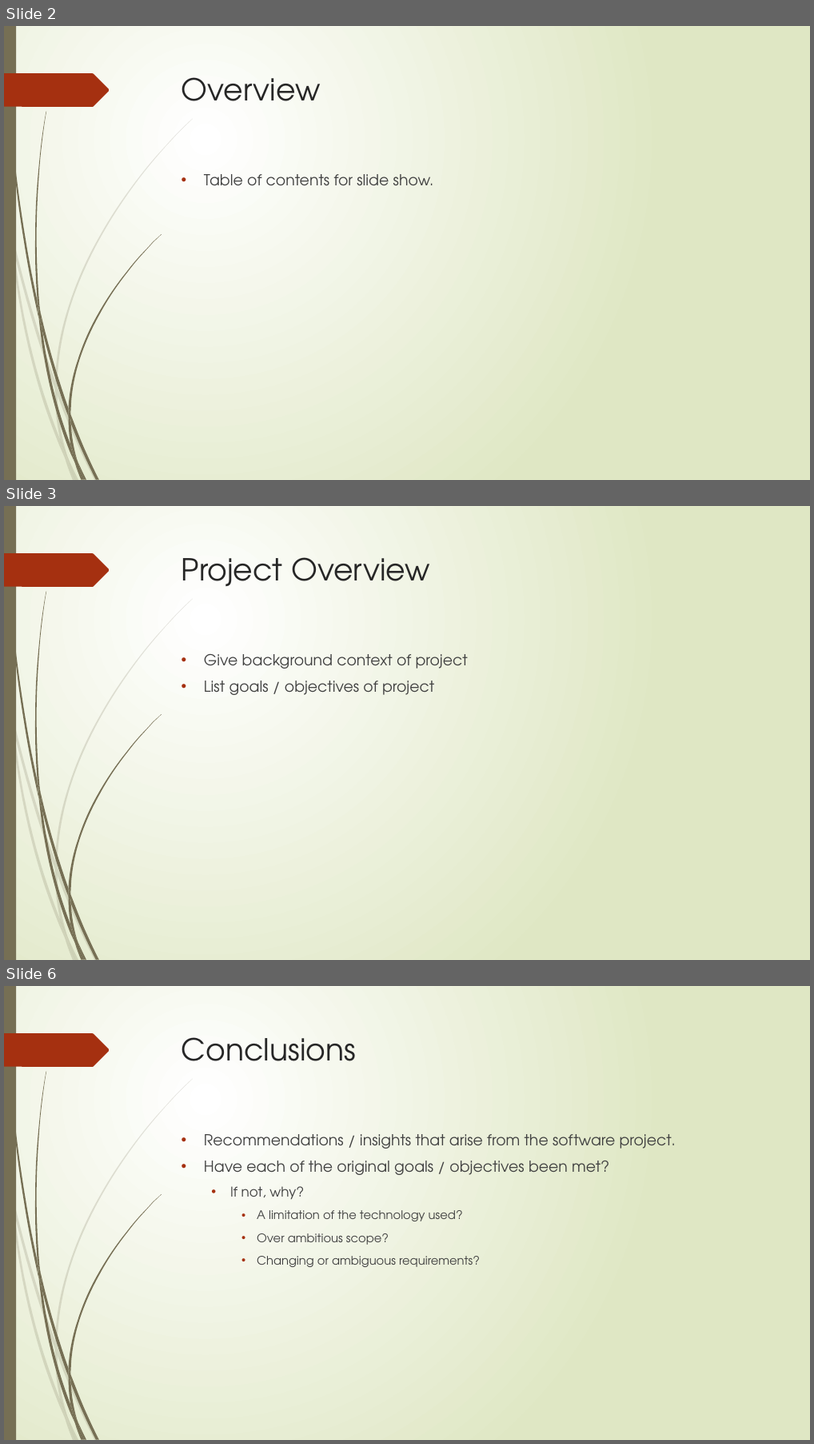
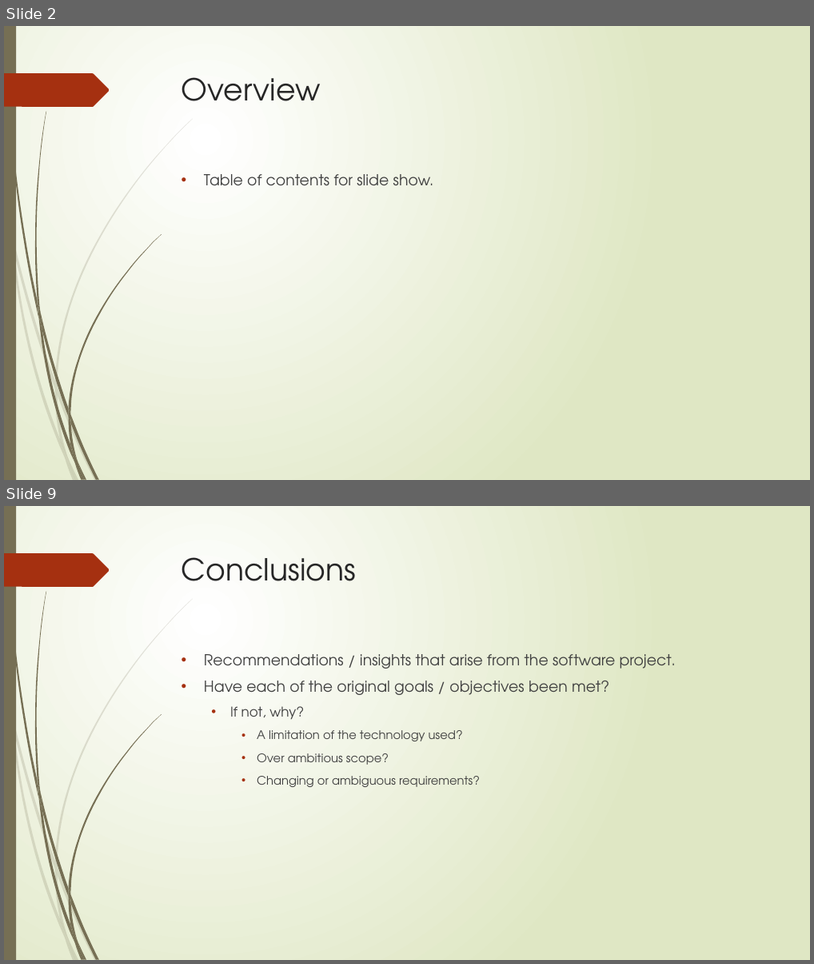
Before and after one commit to stevenJoyce/4thYearGroupProject, a slide deck: SportAdvisor.pptx. Shown one above the other, each under a label of ours: slides 2, 3 and 6 before the commit, slides 2 and 9 after it; the slides between them are not shown. The pictures are 814x1444 and 814x964 pixels, drawn with LibreOffice and Linux fonts; fonts in the diff are those of the drawing. Boxes give left, top, right and bottom in pixels: in the first picture for what was removed or moved away, otherwise in the second. Text is boxed around its words. In the diff, an @@ line names an element or a change of style, - is before the commit and + after.

```diff
--- a/SportAdvisor.pptx
+++ b/SportAdvisor.pptx
@@ slide 3 removed at bbox=[4, 506, 810, 960], background gradient #FFFFFF to #DFE8C4; not listed: 24 template elements that a slide beside it also shows @@
@@ title removed at bbox=[182, 557, 430, 586] @@
-Project Overview
@@ text removed at bbox=[204, 654, 468, 695] @@
-• Give background context of project
-• List goals / objectives of project
@@ what was slide 6 is now slide 9 @@
```
Also in this commit, not shown: 6 slides added, 2 other slides removed.
